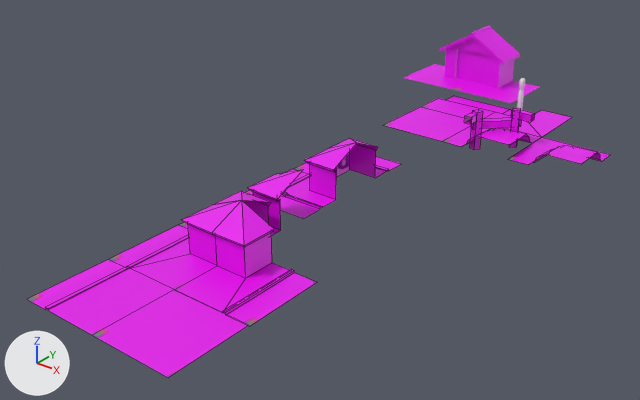
The FBX model Assets/Models/Tiles.fbx: old version first, new version second.
The view is the same before and after, from a 50 mm camera at (6.8, -9.95, 4.62) aimed at (0.58, -2.18, -0.2). The axes (+X, +Y, +Z) are drawn at lower left. The lights are the same throughout. Mesh edges are drawn as thin lines on the coarser meshes. Where no turn or scale is listed for an object, it has been applied to the vertices.

Objects in the first picture: 'Barn', 'Barn mirror', 'Obstacle barrier corner', 'Obstacle corner', 'Plane', 'cottag corner flipped', 'cottag corner straight wall', 'cottage corner', 'cottage corner to paved', 'cottage corner to paved mirror', 'paved straight', 'paved whole'.
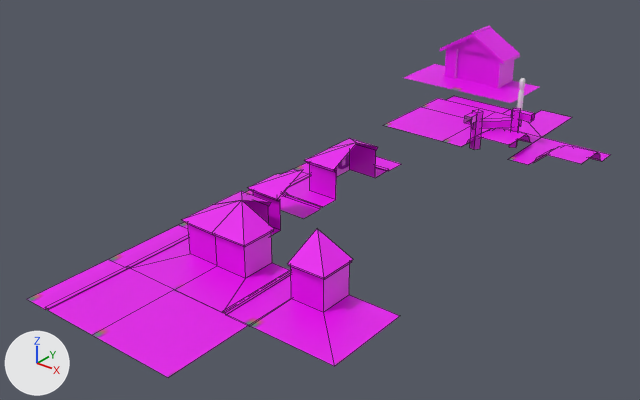
Commit message: Add another cottage bit

Changed parts and their boxes (x1, y1, x2, y2) in the pictures (640 x 400 px):
'cottage corner to paved flat', added (pink): after (249, 229, 400, 366)

The edits, one by one:
Mesh me_plane_016 is new.
It has 16 vertices, 10 faces and spans x 0.0..1.0, y 0.0..1.0, z 0.013..0.613.
It uses material mat_ubershader (picture img_palette_png).
Object 'cottage corner to paved flat' (ob_cottage_corner_to_paved_flat) is new; it shows me_plane_016.
Its location is (2.0, -5.0, 0.0).
